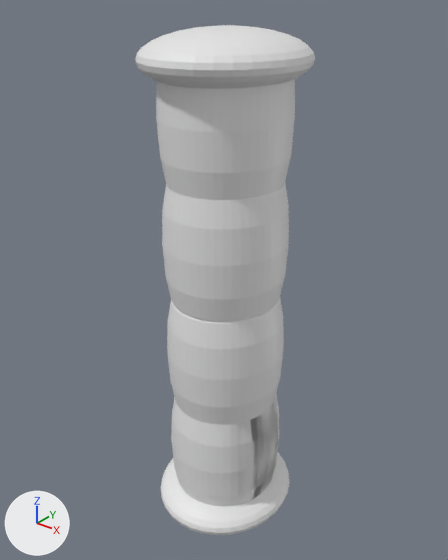
Two versions of the Blender file wand.blend, one commit apart.
Camera for both pictures: a camera (50 mm lens) standing at (1.282, -1.613, 1.714) and looking at (-0.029, 0.026, 0.698). Arrows for +X, +Y and +Z are at lower left; the lights stay in place. The first picture is the older version.

Names of what the first picture shows: 'Torus.001', 'handle'.
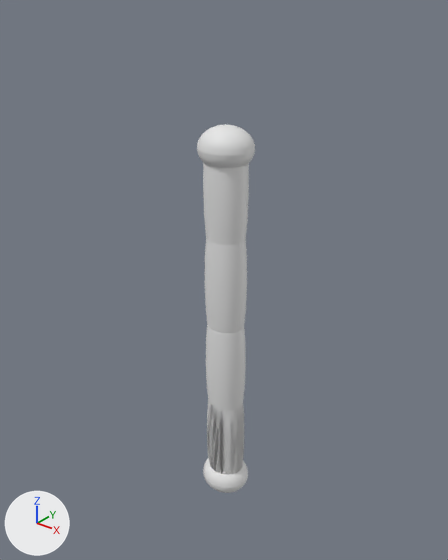
Diff of the bpy script that builds the scene:
```diff
--- a/wand.blend.py
+++ b/wand.blend.py
@@ me_torus_001 @@
 # used by ob_torus_001; location = (0.0, 0.0, 0.0); scale = (0.176, 0.186, 1.0)
-me_torus_001.from_pydata(...)  # 576 vertices, 576 faces; spans x -1.25..1.25, y -1.25..1.25, z -0.25..0.25
+me_torus_001.from_pydata(...)  # 3844 vertices, 3904 faces; spans x -1.53..1.53, y -1.59..1.59, z -0.35..1.58
+# me_torus_001 part 1: a new loose piece, a UV sphere (32 segments, 16 rings, poles along z) spanning x -1.53..1.53, y -1.59..1.59, z -0.35..-0.16
+# me_torus_001 part 2: a new loose piece, a torus around z (ring radius 1.0, tube radius 0.25) spanning x -1.25..1.25, y -1.25..1.25, z -0.25..0.25
+# me_torus_001 part 3: a new loose piece, a torus around z (ring radius 1.0, tube radius 0.25) spanning x -1.25..1.25, y -1.25..1.25, z 0.18..0.68
+# me_torus_001 part 4: a new loose piece, a torus around z (ring radius 1.0, tube radius 0.25) spanning x -1.25..1.25, y -1.25..1.25, z 1.06..1.56
+# me_torus_001 part 5: a new loose piece, a torus around z (ring radius 1.0, tube radius 0.25) spanning x -1.25..1.25, y -1.25..1.25, z 0.63..1.13
+# me_torus_001 part 6: a new loose piece, a UV sphere (32 segments, 16 rings, poles along z) spanning x -1.53..1.53, y -1.59..1.59, z 1.4..1.58
+# me_torus_001 part 7: 576 kept faces spanning x -1.25..1.25, y -1.25..1.25, z -0.25..0.25 are now shaded smooth
@@ ob_torus_001 @@
 ob_torus_001.location = (0.0, 0.0, 0.0)
-ob_torus_001.scale = (0.176, 0.186, 1.0)
+ob_torus_001.scale = (0.0657, 0.0579, 0.809)
@@ ob_handle @@
-ob_handle = bpy.data.objects.new('handle', me_sphere_001)
-ob_handle.location = (0.0, 0.0, -0.253)
-ob_handle.scale = (0.27, 0.296, -0.0937)
```

Location of each change, [x1, y1, x2, y2] in pixels of the pictures (448 x 560 px):
'handle', deleted
    before: [135, 25, 315, 535]
'Torus.001', reshaped, rescaled
    before: [188, 396, 279, 505]
    after: [197, 124, 255, 493]
part 1 of me_torus_001, added
    after: [203, 459, 248, 493]
part 2 of me_torus_001, added
    after: [207, 401, 244, 475]
part 3 of me_torus_001, added
    after: [206, 324, 246, 411]
part 4 of me_torus_001, added
    after: [203, 162, 249, 245]
part 5 of me_torus_001, added
    after: [205, 238, 247, 333]
part 6 of me_torus_001, added
    after: [197, 124, 255, 168]
part 7 of me_torus_001, shading changed
    before: [188, 396, 279, 505]
    after: [224, 427, 229, 462]
